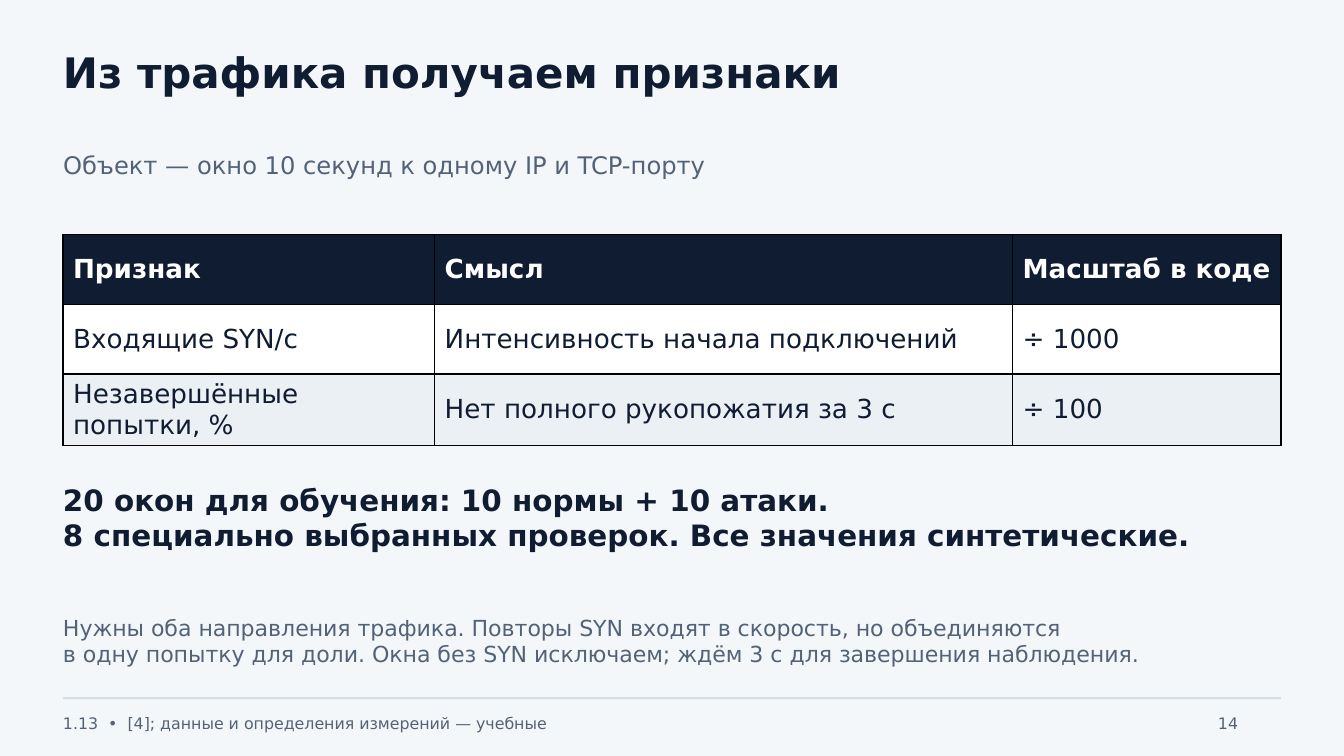
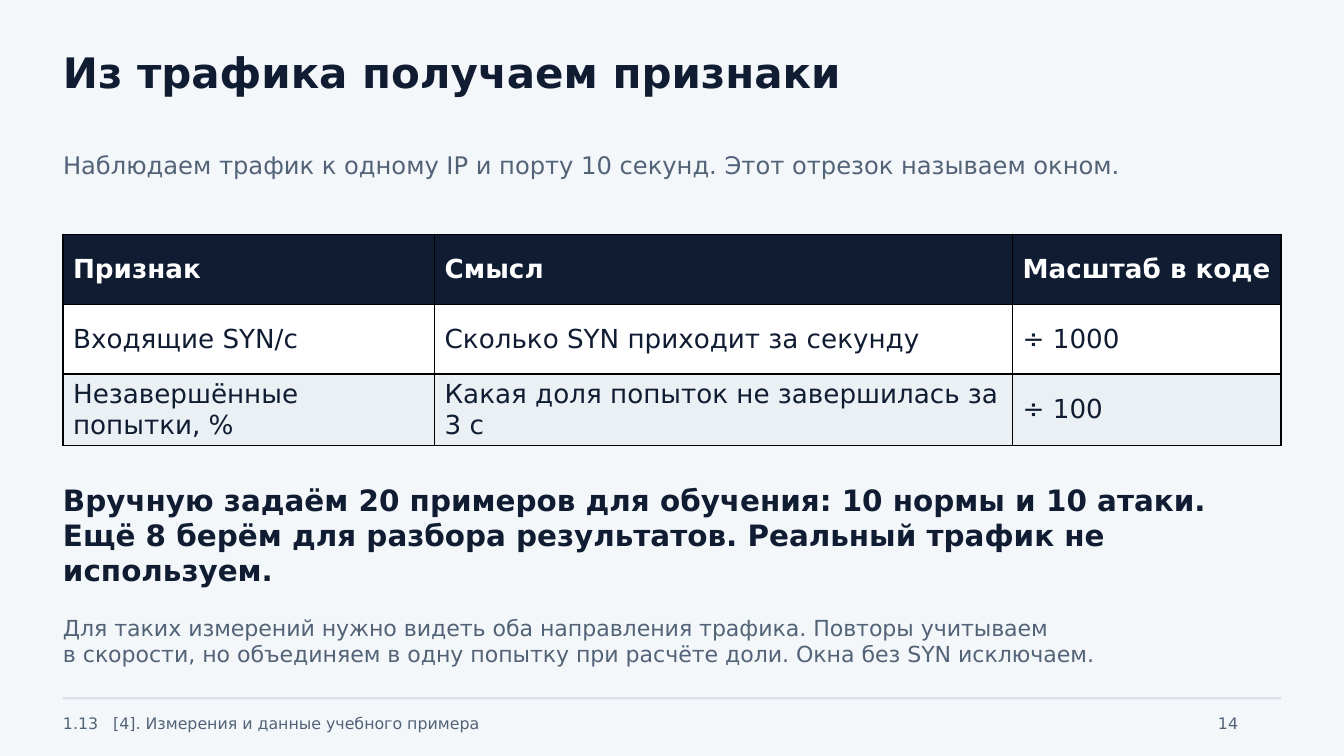
Before and after one commit to johnnilson664-sys/gis, a slide deck: slide 14 of presentations/1.13-etalony-otstupy/Etalony_otstupy_SYN_flood.pptx. Drawn at 1344x756 pixels with LibreOffice and Linux fonts; fonts in the diff are those of the drawing. Boxes give left, top, right and bottom in pixels: in the first picture for what was removed or moved away, otherwise in the second. Text is boxed around its words. In the diff, an @@ line names an element or a change of style, - is before the commit and + after.

Commit message:
Simplify presentation wording and add annotated notebook plot to the practical example

```diff
--- a/presentations/1.13-etalony-otstupy/Etalony_otstupy_SYN_flood.pptx
+++ b/presentations/1.13-etalony-otstupy/Etalony_otstupy_SYN_flood.pptx
@@ text at (63,155,1119,179): text changed @@
-Объект — окно 10 секунд к одному IP и TCP-порту
+Наблюдаем трафик к одному IP и порту 10 секунд. Этот отрезок называем окном.
@@ table at (63,234,1280,444) @@
-row 2, column 2: Интенсивность начала подключений
+row 2, column 2: Сколько SYN приходит за секунду
-row 3, column 2: Нет полного рукопожатия за 3 с
+row 3, column 2: Какая доля попыток не завершилась за 3 с
@@ text at (63,487,1205,588): text changed @@
-20 окон для обучения: 10 нормы + 10 атаки.
-8 специально выбранных проверок. Все значения синтетические.
+Вручную задаём 20 примеров для обучения: 10 нормы и 10 атаки.
+Ещё 8 берём для разбора результатов. Реальный трафик не используем.
@@ text at (63,619,1094,667): text changed @@
-Нужны оба направления трафика. Повторы SYN входят в скорость, но объединяются
-в одну попытку для доли. Окна без SYN исключаем; ждём 3 с для завершения наблюдения.
+Для таких измерений нужно видеть оба направления трафика. Повторы учитываем
+в скорости, но объединяем в одну попытку при расчёте доли. Окна без SYN исключаем.
@@ text at (63,717,479,733): text changed @@
-1.13 • [4]; данные и определения измерений — учебные
+1.13 [4]. Измерения и данные учебного примера
```
Also in this commit, not shown: 21 other slides changed, 1 slide added, 8 other files.
